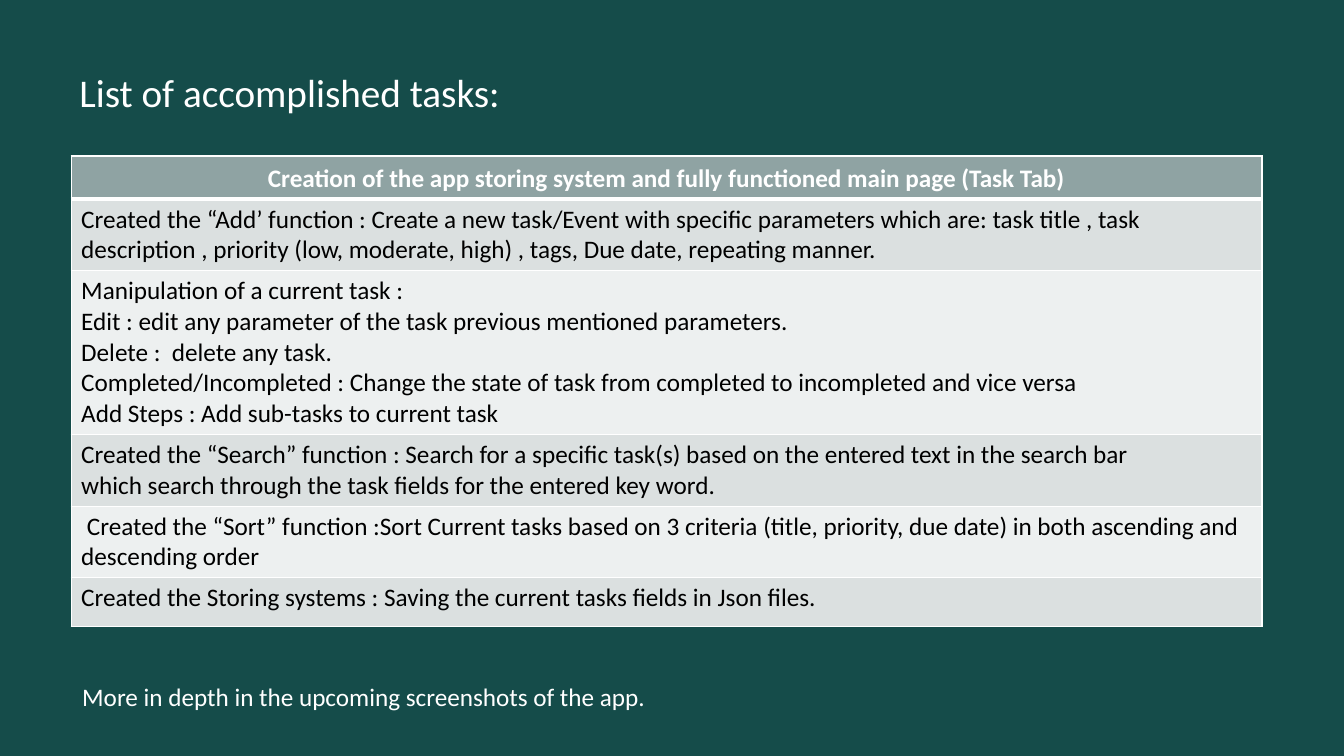
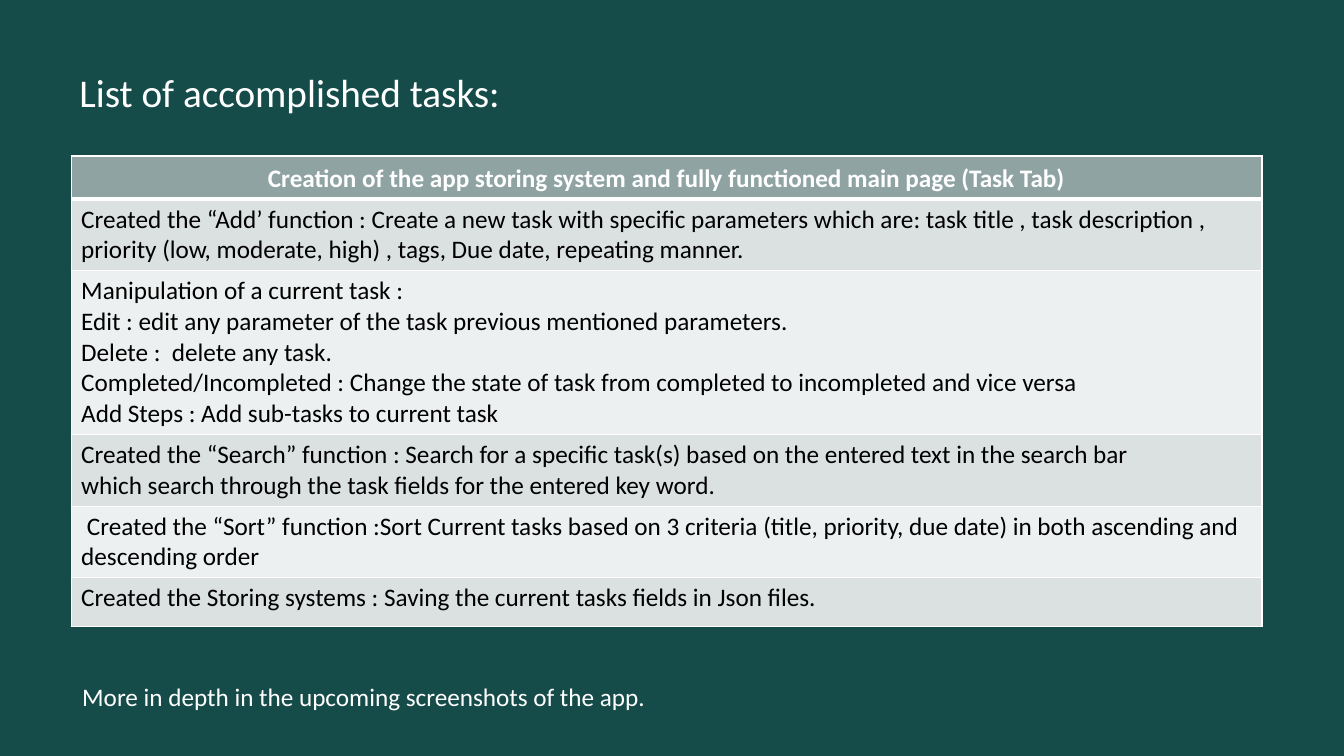
Before and after one commit to BadrGello/Task-Management-App, a slide deck: slide 2 of Documents/Milestone 2.pptx. Drawn at 1344x756 pixels with LibreOffice and Linux fonts; fonts in the diff are those of the drawing. Boxes give left, top, right and bottom in pixels: in the first picture for what was removed or moved away, otherwise in the second. Text is boxed around its words. In the diff, an @@ line names an element or a change of style, - is before the commit and + after.

```diff
--- a/Documents/Milestone 2.pptx
+++ b/Documents/Milestone 2.pptx
@@ table at [72, 156, 1262, 619] @@
-row 2, column 1: Created the “Add’ function : Create a new task/Event with specific parameters which are: task title , task description , priority (low, moderate, high) , tags, Due date, repeating manner.
+row 2, column 1: Created the “Add’ function : Create a new task with specific parameters which are: task title , task description , priority (low, moderate, high) , tags, Due date, repeating manner.
```
Also in this commit, not shown: 1 other slide changed.
